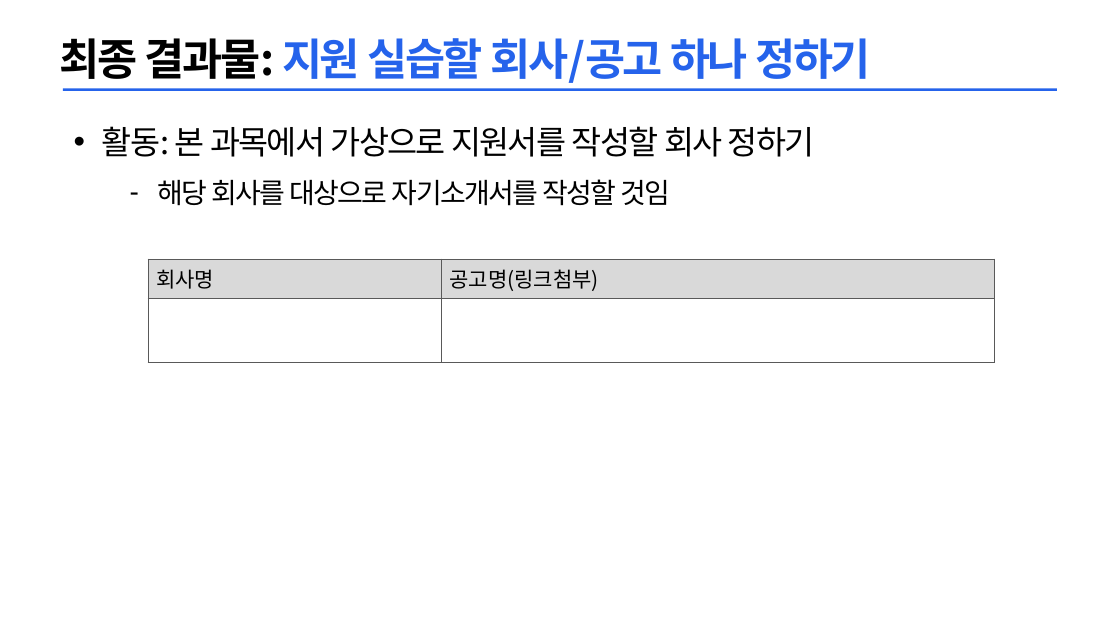
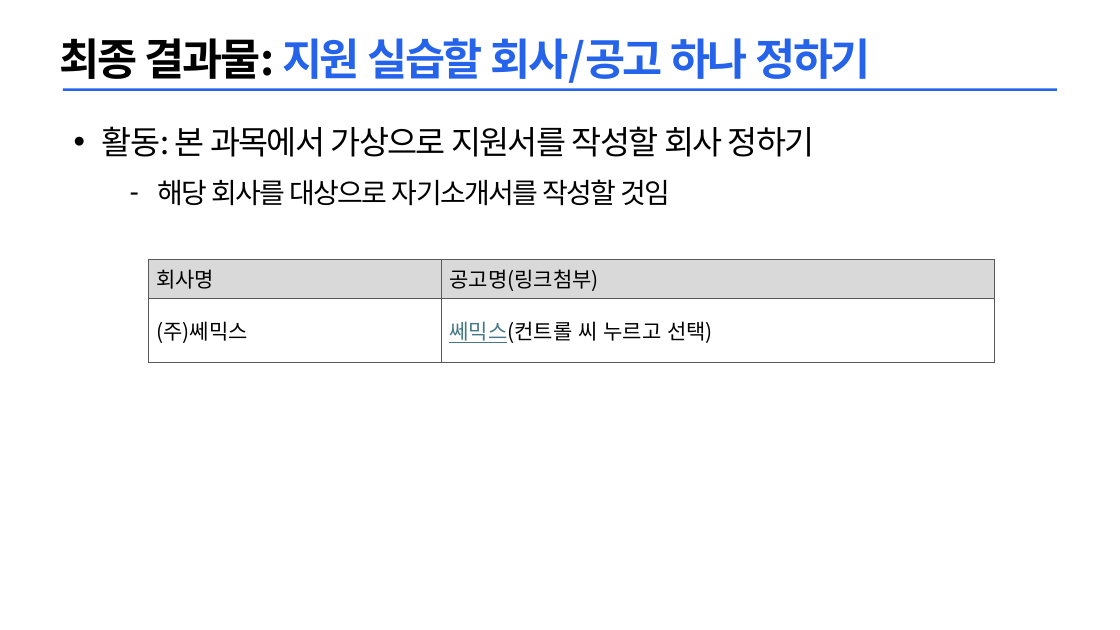
Before and after one commit to taesub0204/python, a slide deck: slide 4 of 취업역량강화/[강의자료] 취업역량강화_PART2_01 기업 탐색_활동지.pptx. Drawn at 1120x630 pixels with LibreOffice and Linux fonts; fonts in the diff are those of the drawing. Boxes give left, top, right and bottom in pixels: in the first picture for what was removed or moved away, otherwise in the second. Text is boxed around its words. In the diff, an @@ line names an element or a change of style, - is before the commit and + after.

```diff
--- a/취업역량강화/[강의자료] 취업역량강화_PART2_01 기업 탐색_활동지.pptx
+++ b/취업역량강화/[강의자료] 취업역량강화_PART2_01 기업 탐색_활동지.pptx
@@ table at box(148, 259, 994, 359) @@
-row 2, column 1: 
+row 2, column 1: (주)쎄믹스
-row 2, column 2: 
+row 2, column 2: 쎄믹스(컨트롤 씨 누르고 선택)
```
Also in this commit, not shown: 2 other slides changed.
